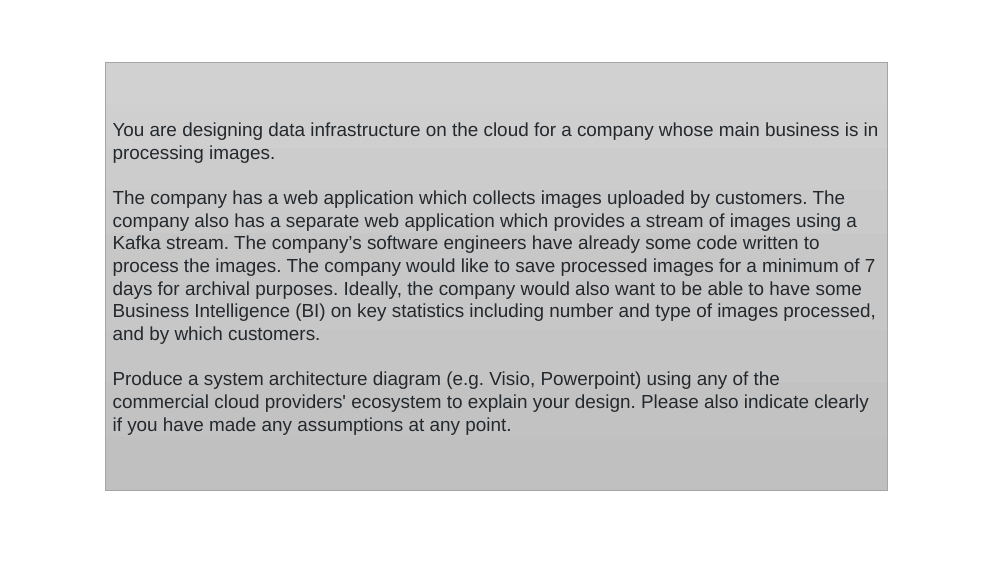
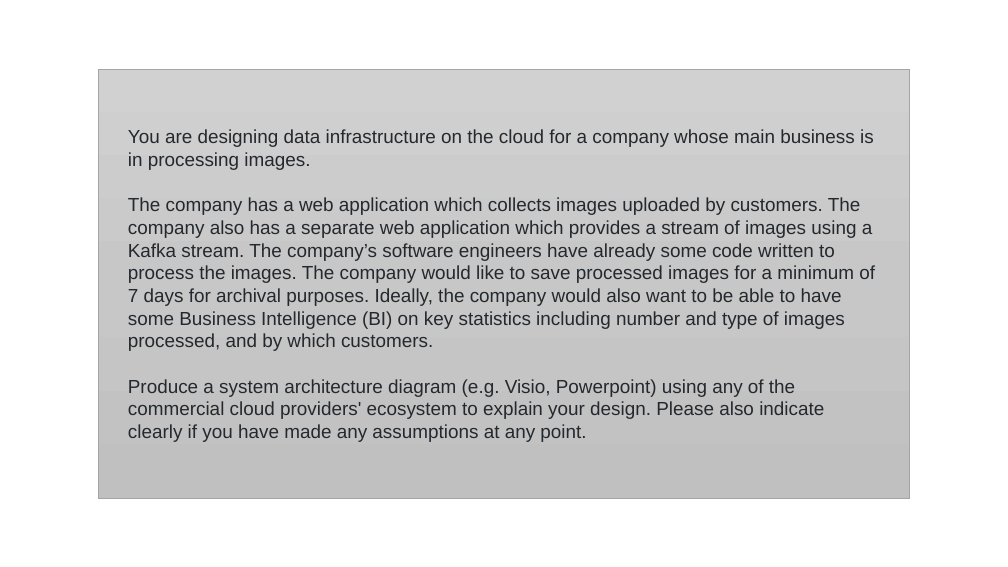
Before and after one commit to ahhaur/govtech, a slide deck: slide 1 of task3/design.pptx. Drawn at 1008x567 pixels with LibreOffice and Linux fonts; fonts in the diff are those of the drawing. Boxes give left, top, right and bottom in pixels: in the first picture for what was removed or moved away, otherwise in the second. Text is boxed around its words. In the diff, an @@ line names an element or a change of style, - is before the commit and + after.

```diff
--- a/task3/design.pptx
+++ b/task3/design.pptx
@@ rectangle "You are designing data infrastructure ...": place and size @@
-rectangle "You are designing data infrastructure ..." at [105,62,888,491]
+rectangle "You are designing data infrastructure ..." at [98,69,910,498]
```
Also in this commit, not shown: 1 slide added.
